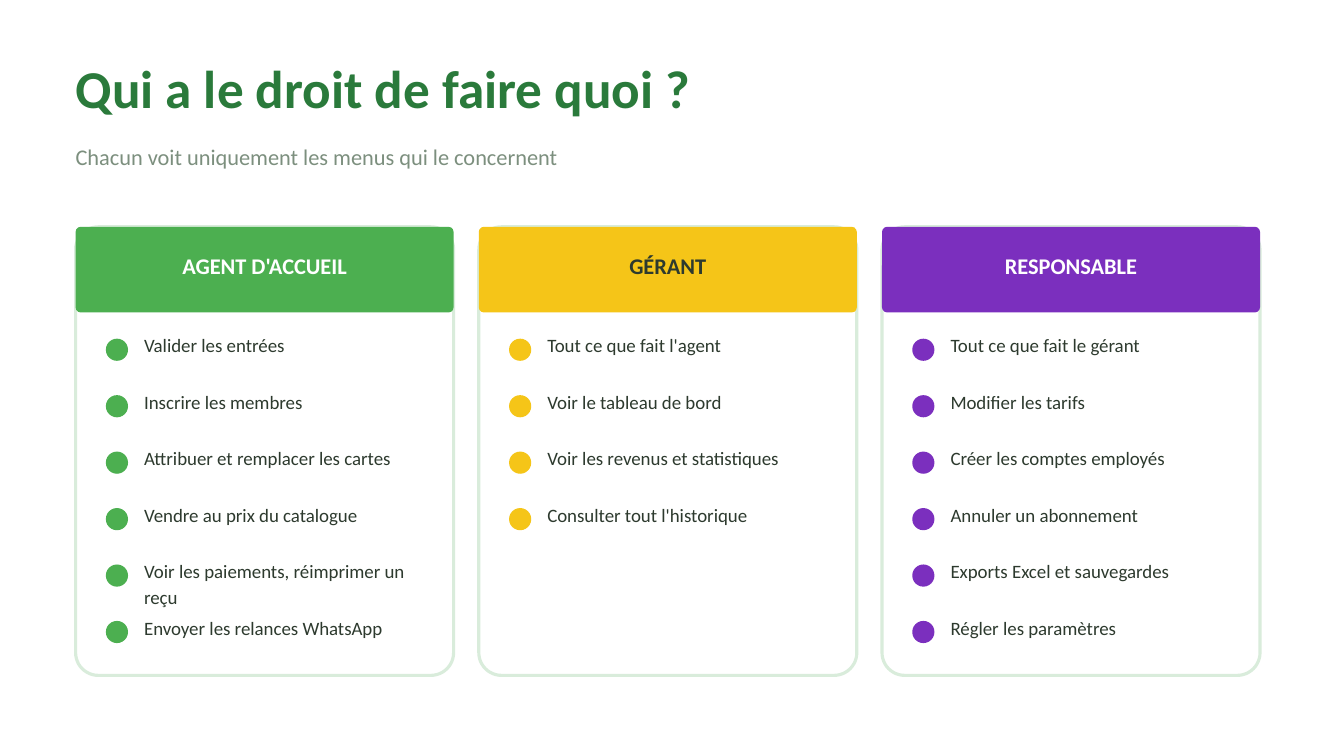
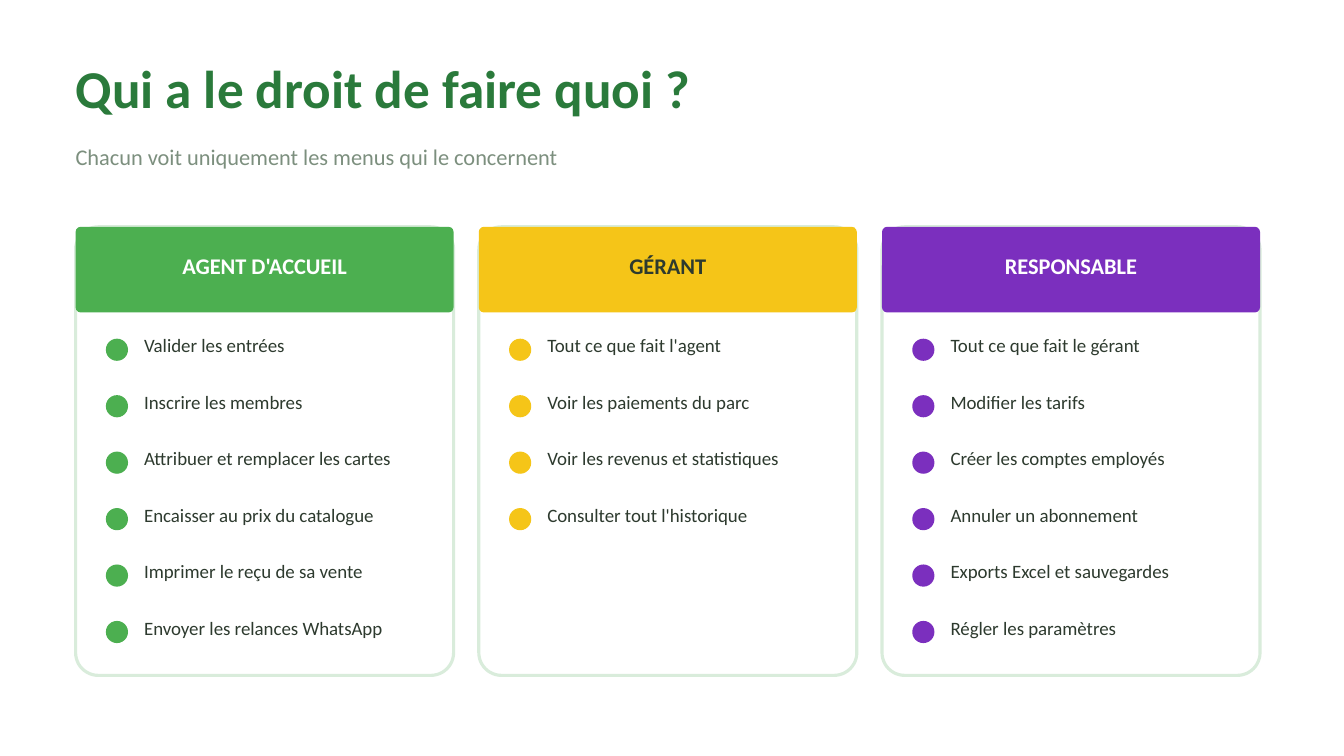
Before and after one commit to dmacky410-spec/didikidsparc-abonnement, a slide deck: slide 13 of formation/Didikids_Parc_Formation_Employes.pptx. Drawn at 1344x756 pixels with LibreOffice and Linux fonts; fonts in the diff are those of the drawing. Boxes give left, top, right and bottom in pixels: in the first picture for what was removed or moved away, otherwise in the second. Text is boxed around its words. In the diff, an @@ line names an element or a change of style, - is before the commit and + after.

```diff
--- a/formation/Didikids_Parc_Formation_Employes.pptx
+++ b/formation/Didikids_Parc_Formation_Employes.pptx
@@ text at bbox=[547, 396, 749, 412]: text changed @@
-Voir le tableau de bord
+Voir les paiements du parc
@@ text at bbox=[144, 509, 373, 526]: text changed @@
-Vendre au prix du catalogue
+Encaisser au prix du catalogue
@@ text at bbox=[144, 565, 363, 581]: text changed @@
-Voir les paiements, réimprimer un reçu
+Imprimer le reçu de sa vente
```
Also in this commit, not shown: 4 other files.
